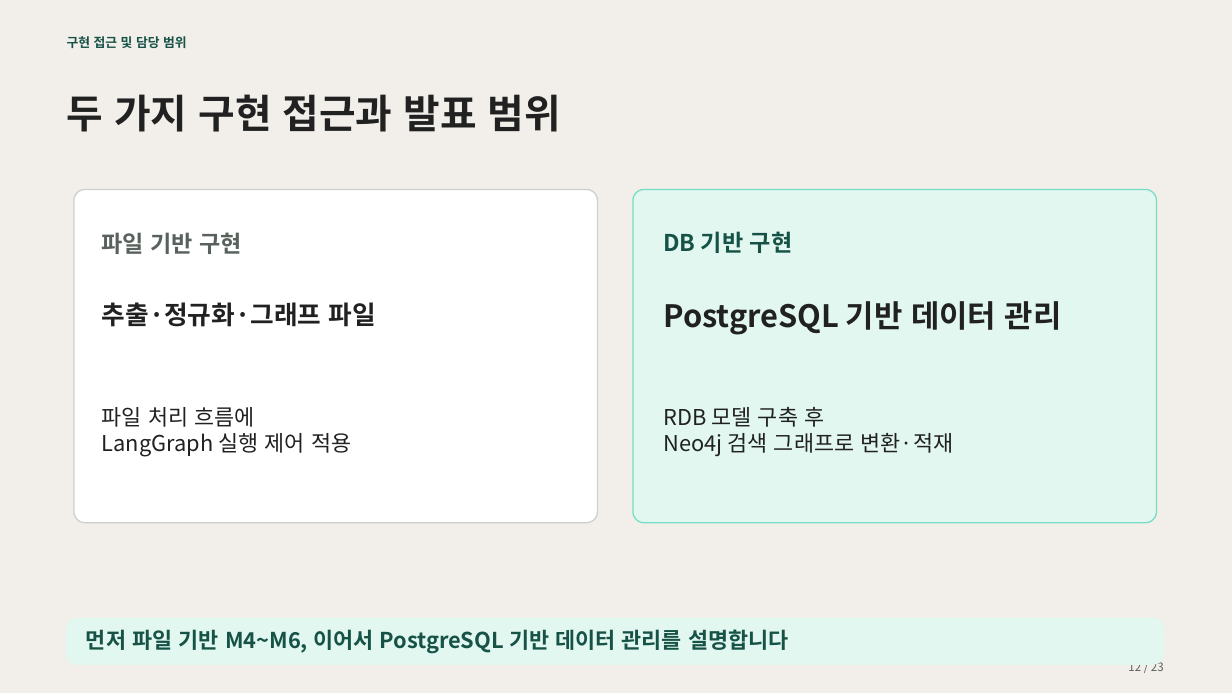
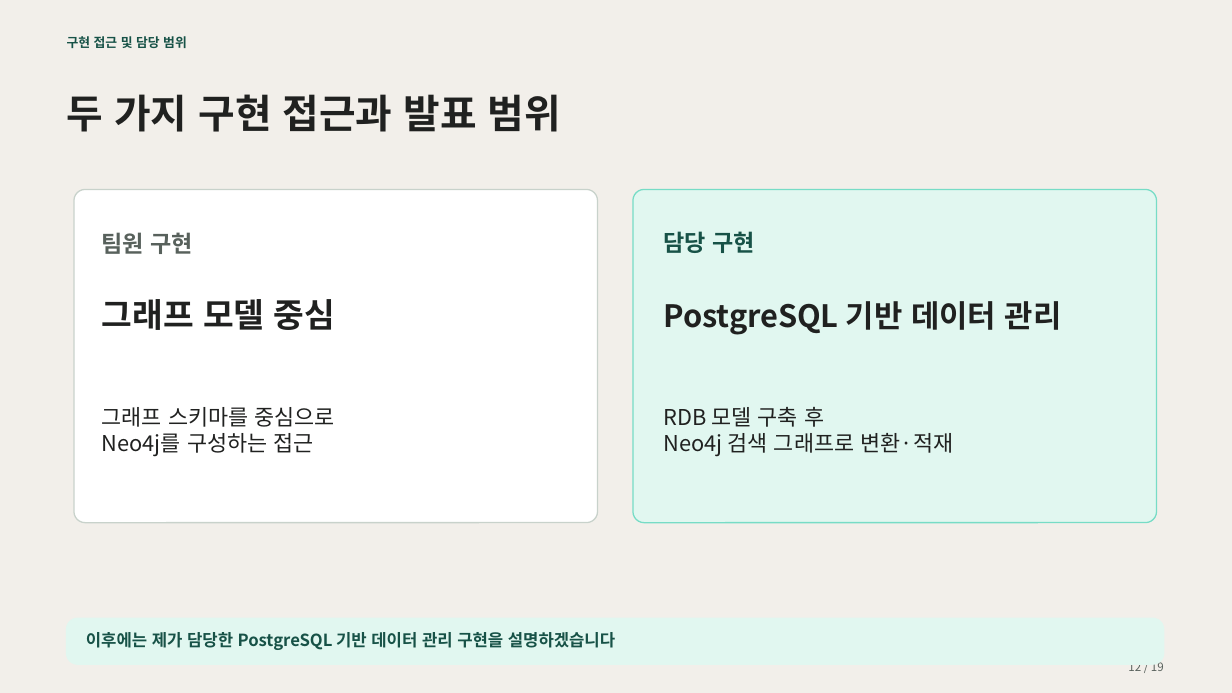
Before and after one commit to encore-ai-campus/mle-02-p2-team3, a slide deck: slide 12 of src/card_benefit/docs/presentation/카드혜택_GraphRAG_최종_20장_검색과근거조회설명추가.pptx. Drawn at 1232x693 pixels with LibreOffice and Linux fonts; fonts in the diff are those of the drawing. Boxes give left, top, right and bottom in pixels: in the first picture for what was removed or moved away, otherwise in the second. Text is boxed around its words. In the diff, an @@ line names an element or a change of style, - is before the commit and + after.

```diff
--- a/src/card_benefit/docs/presentation/카드혜택_GraphRAG_최종_20장_검색과근거조회설명추가.pptx
+++ b/src/card_benefit/docs/presentation/카드혜택_GraphRAG_최종_20장_검색과근거조회설명추가.pptx
@@ text at <box>102,232,193,254</box>: text changed @@
-파일 기반 구현
+팀원 구현
@@ text at <box>663,231,754,253</box>: text changed @@
-DB 기반 구현
+담당 구현
@@ text at <box>102,299,335,330</box>: text changed; size 20 to 26 pt @@
-추출·정규화·그래프 파일
+그래프 모델 중심
@@ text at <box>102,407,335,457</box>: text changed @@
-파일 처리 흐름에
-LangGraph 실행 제어 적용
+그래프 스키마를 중심으로
+Neo4j를 구성하는 접근
@@ text at <box>86,632,615,650</box>: text changed; size 17 to 13 pt @@
-먼저 파일 기반 M4~M6, 이어서 PostgreSQL 기반 데이터 관리를 설명합니다
+이후에는 제가 담당한 PostgreSQL 기반 데이터 관리 구현을 설명하겠습니다
@@ text at <box>1128,662,1164,671</box>: text changed @@
-12 / 23
+12 / 19
```
Also in this commit, not shown: 22 other slides changed, 1 slide removed, 1 other file.
